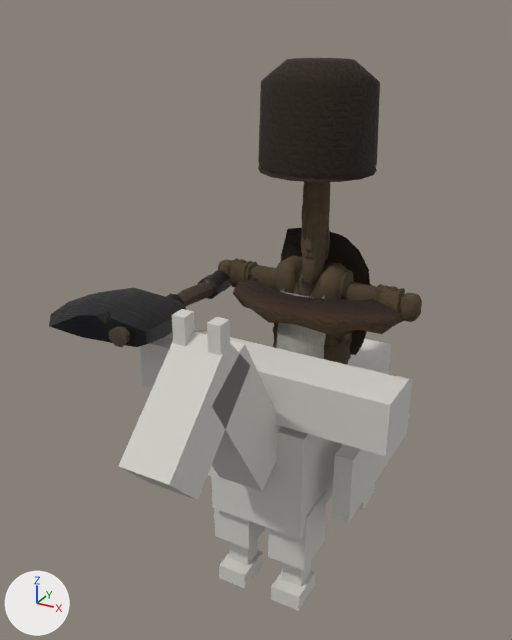
Two versions of the glTF model csharp/Unciv.Godot/Packs/units/models/unit/Cossack.glb, one commit apart.
The view is the same before and after, from a 50 mm lens placed at (0.9, -2.04, 1.87), pointed at (-0.1, -0.21, 0.96). Lighting does not change. The marker at lower left points along +X, +Y and +Z. The first picture is the older version. Vertices at exactly the same position are counted once.

Names of what the first picture shows: '1H_Axe', 'Barbarian_Cape', 'HorseMesh', 'Warrior'.
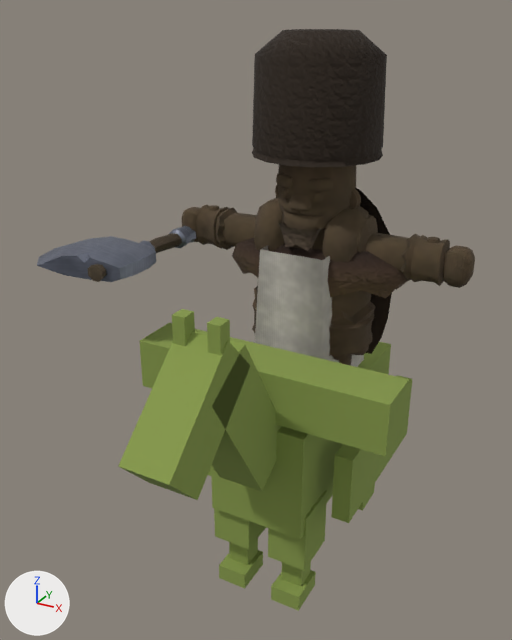
Where the change shows, as pixel boxes (x1, y1, x2, y2) in the pictures (512 x 640 px; the box of a moved part takes in the faces that stretch with it):
'HorseMesh', recoloured (light grey to green): (118, 309, 412, 611) in both
'Warrior', reshaped, rescaled (44% wider, 10% taller): before (218, 58, 422, 365); after (181, 29, 475, 367)
'1H_Axe', recoloured, moved, rescaled (13% narrower, 27% shorter): before (49, 270, 231, 347); after (37, 226, 196, 282)
'Barbarian_Cape', moved, rescaled (30% wider, 30% taller): before (281, 228, 370, 355); after (276, 188, 392, 354)
part 1 of me_mesh_skinned, moved or reshaped: before (276, 255, 346, 300); after (254, 198, 370, 262)
part 2 of me_mesh_skinned, moved or reshaped: before (301, 182, 330, 283); after (278, 164, 356, 231)
part 3 of me_mesh_skinned, moved or reshaped: before (324, 226, 330, 261); after (349, 188, 361, 209)
part 4 of me_mesh_skinned, moved or reshaped: before (301, 229, 302, 252); after (275, 184, 279, 199)
part 5 of me_mesh_skinned, moved or reshaped: before (305, 231, 313, 252); after (288, 194, 312, 210)
part 6 of me_mesh_skinned, moved or reshaped: before (314, 226, 317, 242); after (314, 192, 323, 203)
part 7 of me_mesh_skinned, moved or reshaped: before (303, 225, 305, 240); after (282, 188, 289, 199)
part 8 of me_mesh_skinned, moved or reshaped: before (301, 205, 307, 225); after (276, 172, 293, 189)
part 9 of me_mesh_skinned, moved or reshaped: before (233, 278, 404, 334); after (232, 238, 408, 298)
part 10 of me_mesh_skinned, moved or reshaped: before (258, 58, 380, 182); after (252, 29, 387, 167)
part 11 of me_mesh_skinned, moved or reshaped: before (301, 279, 316, 296); after (279, 222, 321, 251)
part 12 of me_mesh_skinned, moved or reshaped: before (218, 258, 422, 365); after (181, 205, 475, 367)
part 13 of me_mesh_1h_axe, recoloured: before (105, 270, 231, 323); after (85, 226, 196, 262)
part 14 of me_mesh_1h_axe, recoloured: before (49, 288, 186, 347); after (37, 239, 156, 282)

The change, as a list of edits to the scene's bpy script:
```text
Change mat_horse:
    mat_horse.base_color: (0.64, 0.62, 0.58) -> (0.24, 0.32, 0.07)  # light grey #d1cec8 -> green #86994b
Change me_mesh_skinned:
    used by ob_warrior; location = (0.0, 0.0, 0.57); scale = (0.401, 0.401, 0.401)
    remove me_mesh_skinned.from_pydata(...)  # 2547 vertices, 4677 faces; spans x -0.92..0.92, y -0.47..0.45, z 0.0..2.9
    add me_mesh_skinned.from_pydata(...)  # 2547 vertices, 4677 faces; spans x -0.95..0.95, y -0.39..0.36, z 0.0..2.31
    me_mesh_skinned part 1: the loose piece of 88 vertices spanning x -0.32..0.32, y -0.18..0.2, z 1.01..1.34 is scaled about its middle by (1.13, 1.32, 1.06), then moved by (0.0, 0.0, 0.01)
    me_mesh_skinned part 2: the loose piece of 274 vertices spanning x -0.11..0.11, y -0.13..0.12, z 1.13..2.19 is scaled about its middle by (2.13, 1.92, 0.5), then moved by (0.0, 0.0, -0.19)
    me_mesh_skinned part 3: the loose piece of 34 vertices spanning x 0.09..0.13, y -0.01..0.02, z 1.36..1.66 is scaled about its middle by (2.13, 1.92, 0.5), then moved by (0.12, 0.0, -0.11)
    me_mesh_skinned part 4: the loose piece of 34 vertices spanning x -0.13..-0.09, y -0.01..0.02, z 1.36..1.66 is scaled about its middle by (2.13, 1.92, 0.5), then moved by (-0.12, 0.0, -0.11)
    me_mesh_skinned part 5: the loose piece of 33 vertices spanning x -0.03..0.03, y -0.14..-0.07, z 1.44..1.65 is scaled about its middle by (2.13, 1.92, 0.5), then moved by (0.0, -0.09, -0.13)
    me_mesh_skinned part 6: the loose piece of 40 vertices spanning x 0.04..0.06, y -0.12..-0.09, z 1.54..1.67 is scaled about its middle by (2.13, 1.92, 0.5), then moved by (0.05, -0.1, -0.16)
    me_mesh_skinned part 7: the loose piece of 40 vertices spanning x -0.06..-0.04, y -0.12..-0.09, z 1.54..1.67 is scaled about its middle by (2.13, 1.92, 0.5), then moved by (-0.05, -0.1, -0.16)
    me_mesh_skinned part 8: the loose piece of 56 vertices spanning x -0.08..-0.02, y -0.12..-0.07, z 1.67..1.82 is scaled about its middle by (2.13, 1.92, 0.5), then moved by (-0.05, -0.09, -0.23)
    me_mesh_skinned part 9: the loose piece of 64 vertices spanning x -0.75..0.84, y -0.41..0.41, z 0.86..1.15 is scaled about the mesh origin by (0.75, 0.676, 1)
    me_mesh_skinned part 10: the loose piece of 82 vertices spanning x -0.46..0.46, y -0.47..0.45, z 2.1..2.9 is scaled about its middle by (0.81, 0.81, 0.815), then moved by (0.0, -0.01, -0.52)
    me_mesh_skinned part 11: the loose piece of 50 vertices spanning x -0.06..0.06, y -0.16..-0.04, z 1.07..1.2 is scaled about its middle by (2.13, 1, 1), then moved by (0.0, -0.13, 0.07)
    me_mesh_skinned part 12: 1016 of 2547 vertices moved; they spanned x -0.92..0.92, y -0.28..0.28, z 0.21..1.31 and now span x -0.95..0.95, y -0.36..0.35, z 0.21..1.32; mean shift (0.0, 0.0, 0.01); largest move (0.21, -0.28, 0.23) -> (0.24, -0.36, 0.23)
    other edits to the shape of me_mesh_skinned do not show in these pictures
Change me_mesh_1h_axe:
    where me_mesh_1h_axe.from_pydata(...)  # 141 vertices, 274 faces; spans x -0.589..0.125, y -0.092..0.092, z -0.273..0.971
    used by ob_1h_axe; location = (-0.339, -0.076, 0.991); rotation_euler = (1.571, 0.0, 0.0), in degrees (90, 0, 0); scale = (0.567, 0.567, 0.567)
    me_mesh_1h_axe part 13: 96 faces centred in x -0.27..0.071, y -0.064..0.088, z -0.08..0.835 are repainted in the vertex colours; the middle colour goes from dark grey #322a26 to grey #797f8d
    me_mesh_1h_axe part 14: 98 faces centred in x -0.552..0.125, y -0.088..0.083, z 0.008..0.917 are repainted in the vertex colours; the middle colour goes from black #2e2e2e to grey #7c808f
Change ob_warrior:
    ob_warrior.scale: (0.401, 0.401, 0.401) -> (0.54, 0.54, 0.54)
Change ob_1h_axe:
    ob_1h_axe.location: (-0.339, -0.076, 0.991) -> (-0.473, -0.061, 1.143)
    ob_1h_axe.scale: (0.567, 0.567, 0.567) -> (0.5, 0.5, 0.5)
Change ob_barbarian_cape:
    ob_barbarian_cape.location: (0.0, 0.0, 1.206) -> (0.0, 0.0, 1.365)
    ob_barbarian_cape.scale: (0.361, 0.241, 0.401) -> (0.486, 0.324, 0.54)
```
